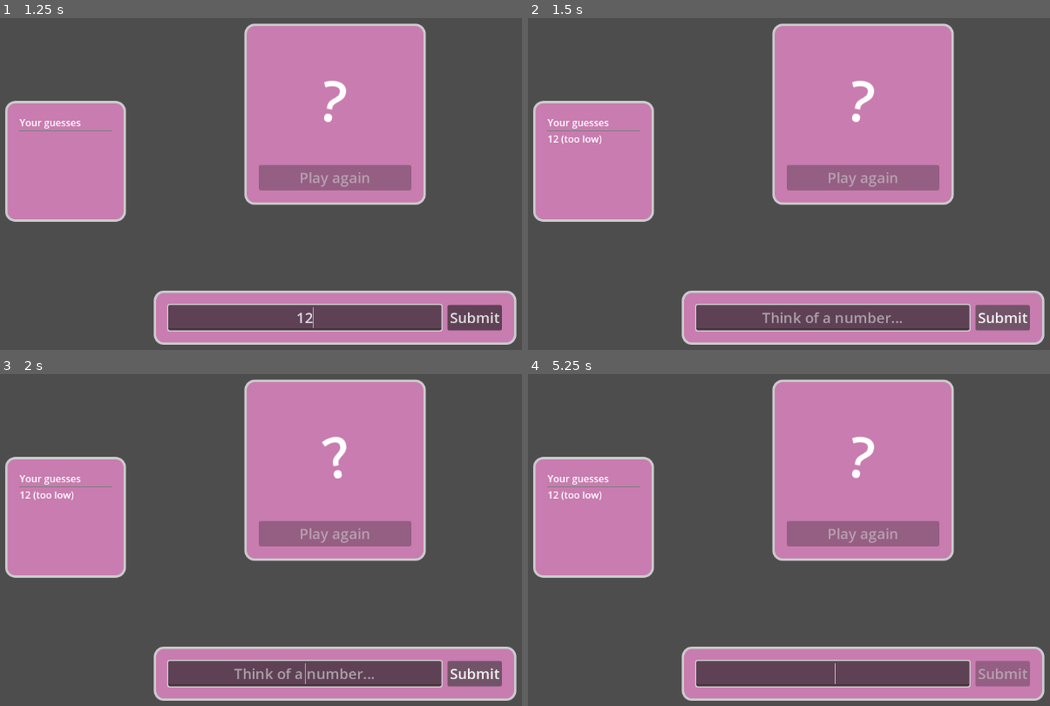
Above: before the commit, frames 1-4 (two rows, left to right).
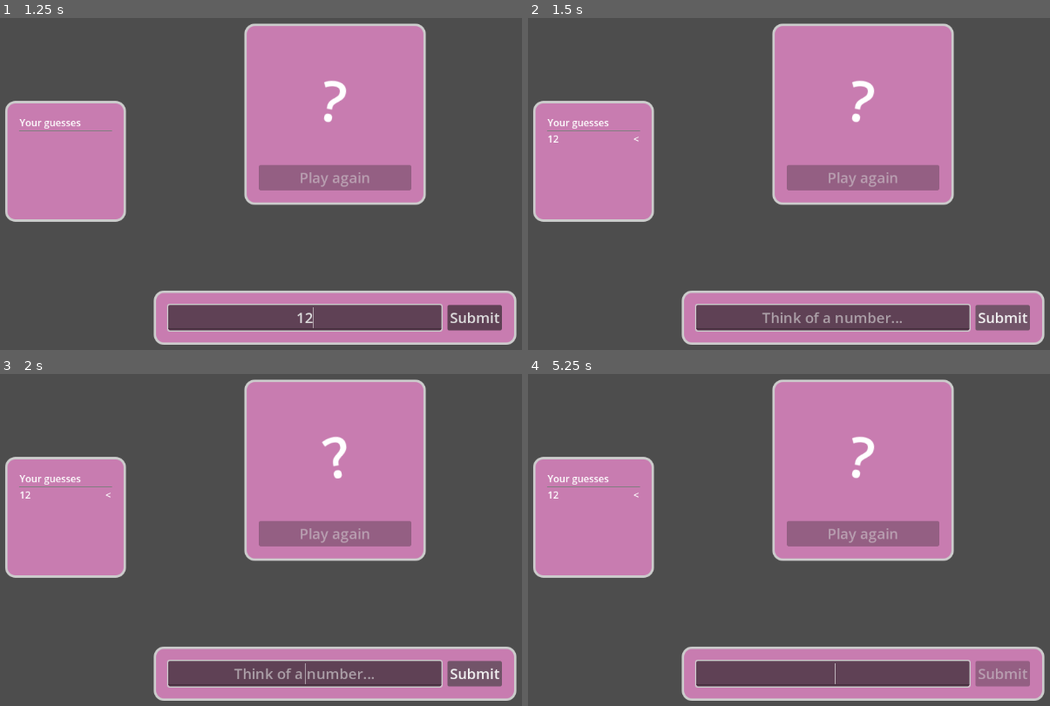
Above: after the commit, the same moments.

Repository: phrasmotica/think-of-a-number
Game: Godot game, scene res://scenes/game.tscn
The game is run twice, just before and just after one commit, with the same random seed, the same clock (stepped at 60 frames per second) and the same inputs.
Inputs (mouse positions are in pixels of both pictures, inside the frame that each line leads up to):
- Up to frame 1 (1.25 s): click (302, 316) at 0.52 s; type "12" at 0.6 s
- Up to frame 2 (1.5 s): click "Submit" at 1.25 s
- Up to frame 3 (2 s): no input
- Up to frame 4 (5.25 s): click "Submit" at 2 s; click "Submit" at 2.75 s; tap Enter at 3.5 s; tap Space at 5 s

Frame 1 is identical in both runs. In frame 2, less than 0.1% of the frame differs, in the area x 6-22%, y 35-39%; in frame 3, less than 0.1%; in frame 4, less than 0.1%.

Commit message:
Use guess info scene in progress panel instead of plain labels

Diff:
--- a/scenes/guess_info.tscn
+++ b/scenes/guess_info.tscn
@@ -8,6 +8,7 @@
 theme = ExtResource("1_jacr7")
 script = ExtResource("1_7b8yh")
 guess_value = 70
+relative = 1
 
 [node name="Value" type="Label" parent="."]
 unique_name_in_owner = true
--- a/scenes/progress_panel.tscn
+++ b/scenes/progress_panel.tscn
@@ -1,12 +1,14 @@
-[gd_scene load_steps=3 format=3 uid="uid://nir80wbam710"]
+[gd_scene load_steps=4 format=3 uid="uid://nir80wbam710"]
 
 [ext_resource type="Theme" uid="uid://skah0wjpgann" path="res://theme_default.tres" id="1_5nf0g"]
 [ext_resource type="Script" path="res://scripts/progress_panel.gd" id="2_xxs37"]
+[ext_resource type="PackedScene" uid="uid://cj5hn0gd30dns" path="res://scenes/guess_info.tscn" id="3_al0h6"]
 
 [node name="ProgressPanel" type="PanelContainer"]
 custom_minimum_size = Vector2(200, 200)
 theme = ExtResource("1_5nf0g")
 script = ExtResource("2_xxs37")
+guess_info_scene = ExtResource("3_al0h6")
 
 [node name="MarginContainer" type="MarginContainer" parent="."]
 layout_mode = 2
@@ -30,14 +32,14 @@
 unique_name_in_owner = true
 layout_mode = 2
 
-[node name="Label" type="Label" parent="MarginContainer/VBoxContainer/GuessesContainer"]
+[node name="GuessInfo" parent="MarginContainer/VBoxContainer/GuessesContainer" instance=ExtResource("3_al0h6")]
 layout_mode = 2
-text = "0"
 
-[node name="Label2" type="Label" parent="MarginContainer/VBoxContainer/GuessesContainer"]
+[node name="GuessInfo2" parent="MarginContainer/VBoxContainer/GuessesContainer" instance=ExtResource("3_al0h6")]
 layout_mode = 2
-text = "1"
+guess_value = 30
+relative = 2
 
-[node name="Label3" type="Label" parent="MarginContainer/VBoxContainer/GuessesContainer"]
+[node name="GuessInfo3" parent="MarginContainer/VBoxContainer/GuessesContainer" instance=ExtResource("3_al0h6")]
 layout_mode = 2
-text = "2"
+guess_value = 50
--- a/scripts/guess_info.gd
+++ b/scripts/guess_info.gd
@@ -1,35 +1,47 @@
 @tool
-extends HBoxContainer
+class_name GuessInfo extends HBoxContainer
 
 enum GuessRelative { CORRECT, HIGH, LOW, }
 
 @export
-var guess_value: int = 1:
+var guess_value: int = 70:
 	set(value):
 		guess_value = value
 
-		value_label.text = str(guess_value)
+		if value_label:
+			value_label.text = str(guess_value)
 
 @export
 var relative: GuessRelative = GuessRelative.HIGH:
 	set(value):
 		relative = value
 
-		match relative:
-			GuessRelative.CORRECT:
-				relative_label.text = ""
-				relative_label.hide()
+		if relative_label:
+			match relative:
+				GuessRelative.CORRECT:
+					relative_label.text = ""
+					relative_label.hide()
 
-			GuessRelative.HIGH:
-				relative_label.text = ">"
-				relative_label.show()
+				GuessRelative.HIGH:
+					relative_label.text = ">"
+					relative_label.show()
 
-			GuessRelative.LOW:
-				relative_label.text = "<"
-				relative_label.show()
+				GuessRelative.LOW:
+					relative_label.text = "<"
+					relative_label.show()
 
 @onready
 var value_label: Label = %Value
 
 @onready
 var relative_label: Label = %Relative
+
+func set_guess(guess: int, secret: int):
+	guess_value = guess
+
+	if guess < secret:
+		relative = GuessRelative.LOW
+	elif guess > secret:
+		relative = GuessRelative.HIGH
+	else:
+		relative = GuessRelative.CORRECT
--- a/scripts/progress_panel.gd
+++ b/scripts/progress_panel.gd
@@ -1,4 +1,7 @@
 extends PanelContainer
+
+@export
+var guess_info_scene: PackedScene
 
 @onready
 var guesses_container: VBoxContainer = %GuessesContainer
@@ -11,20 +14,19 @@
         c.queue_free()
 
 func _on_game_manager_accept_guess(guess: int, secret: int):
-    var label := create_label(guess, secret)
+    var guess_info := create_guess_info(guess, secret)
 
-    guesses_container.add_child(label)
+    guesses_container.add_child(guess_info)
 
-func create_label(guess: int, secret: int) -> Label:
-    var label := Label.new()
-    label.text = str(guess)
+func create_guess_info(guess: int, secret: int) -> GuessInfo:
+    var guess_info: GuessInfo = guess_info_scene.instantiate()
 
-    if guess < secret:
-        label.text += " (too low)"
-    elif guess > secret:
-        label.text += " (too high)"
+    guess_info.ready.connect(
+        func():
+            guess_info.set_guess(guess, secret)
+    )
 
-    return label
+    return guess_info
 
 func _on_reveal_panel_game_restarted():
     clear_guesses()
